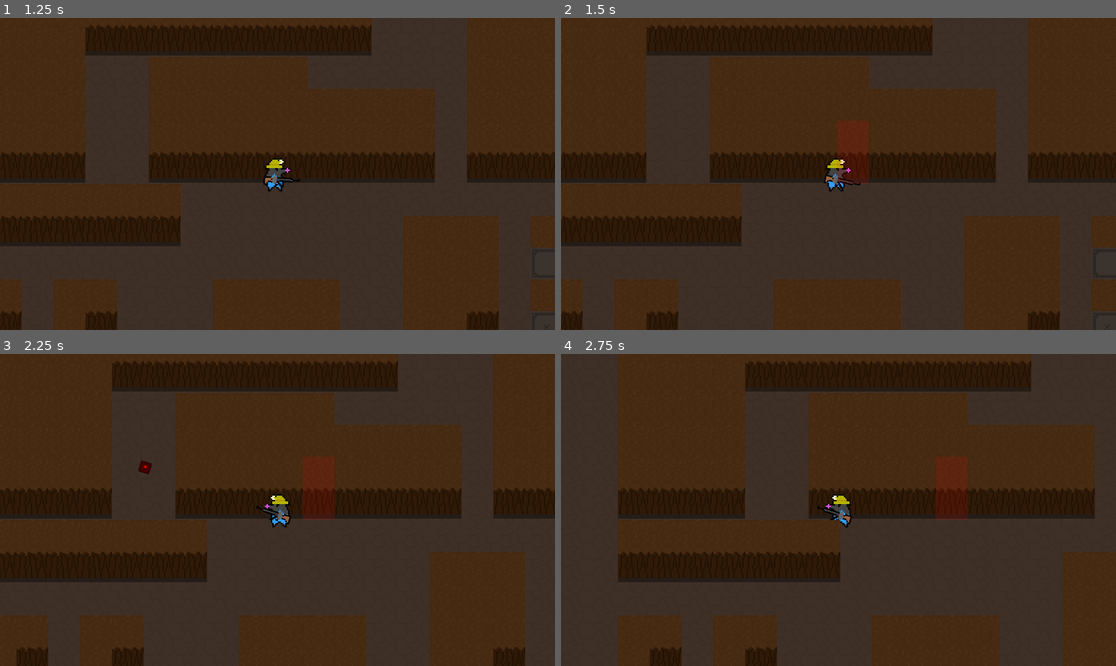
Above: before the commit, frames 1-4 (two rows, left to right).
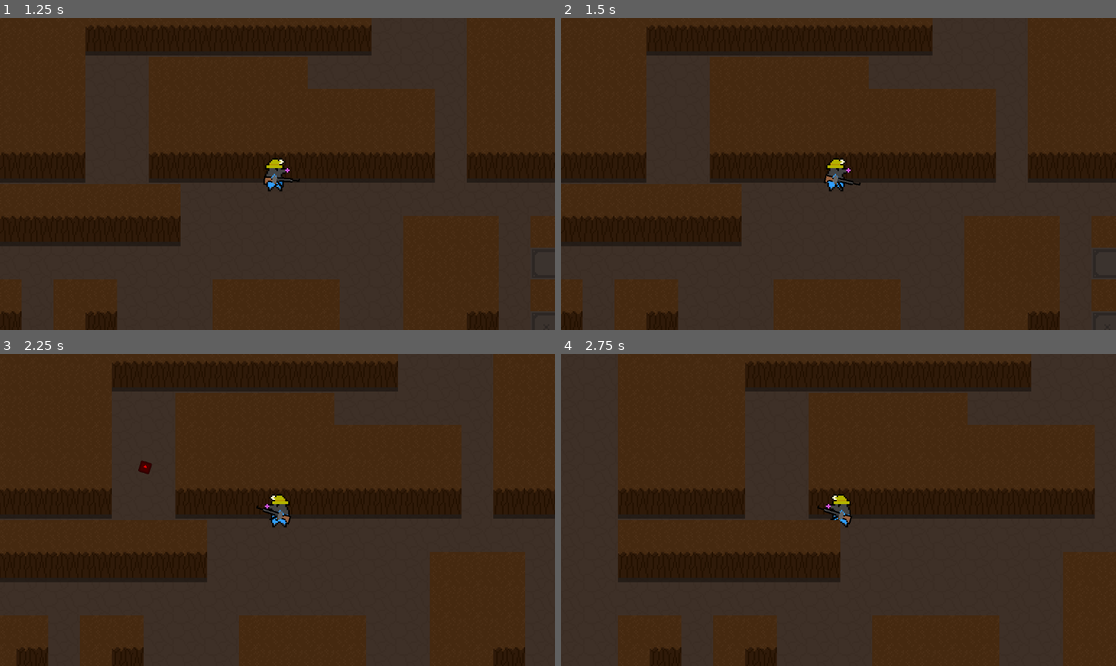
Above: after the commit, the same moments.

Repository: Jakllp/Gerda
Game: Godot game, scene res://resources/levels/level.tscn
Same seed, same stepped clock (60 frames per second), same inputs: the game is played once before the commit and once after it. The engine's default icon, where the game draws it, is replaced by a stand-in: a white triangle on a blue panel in a dark square.
Inputs (mouse positions are in pixels of both pictures, inside the frame that each line leads up to):
- Up to frame 1 (1.25 s): tap Enter at 0.5 s; move the mouse to (277, 180) at 0.52 s; hold W (up) from 0.53 s (still down); click (277, 180) at 0.6 s
- Up to frame 2 (1.5 s): keep holding W (up); move the mouse to (1005, 220) at 1.27 s; right-click (1005, 220) at 1.35 s
- Up to frame 3 (2.25 s): tap Space at 2 s; move the mouse to (111, 463) at 2.02 s; release W (up) at 2.03 s; hold A (left) from 2.03 s (still down); click (111, 463) at 2.1 s
- Up to frame 4 (2.75 s): keep holding A (left)

Frame 1 is identical in both runs. In frame 2, 0.5% of the frame differs, in the area x 49-56%, y 42-54%; in frame 3, 0.5%; in frame 4, 0.5%, in the area x 67-74%, y 42-54%.

Commit message:
Mining detection optimization

Diff:
--- a/resources/components/miningComponent.gd
+++ b/resources/components/miningComponent.gd
@@ -9,23 +9,10 @@
 
 func mine(delta: float, collision: RayCast2D) -> void:
 	if collision.is_colliding() and collision.get_collider() is TileMap:
-		# Get map and point
-		var point := collision.get_collision_point()
-		print("point" + str(point))
+		# Get the cell on the map
+		var cell_rid = collision.get_collider_rid()
 		var map :TileMap = collision.get_collider()
-		var scale := map.scale
-		print("scale: " + str(scale))
-		point /= map.scale
-
-		var normal = collision.get_collision_normal()
-		print("normal: " + str(normal))
-		point -= normal
-		print("point modified: " + str(point))
-
-		# Convert to actual tilemap-point
-		var cell = map.local_to_map(point)
-		print(cell)
-		print("\n")
+		var cell = map.get_coords_for_body_rid(cell_rid)
 
 		#Sometimes this update and the cell breaking don't align properly
 		if(map.get_cell_tile_data(map.get("block_layer"), cell) == null):
--- a/resources/levels/level.tscn
+++ b/resources/levels/level.tscn
@@ -15,7 +15,7 @@
 0:0/0/physics_layer_0/polygon_0/points = PackedVector2Array(-11, 0, 11, 0, 11, 11, -11, 11)
 0:0/0/physics_layer_1/linear_velocity = Vector2(0, 0)
 0:0/0/physics_layer_1/angular_velocity = 0.0
-0:0/0/physics_layer_1/polygon_0/points = PackedVector2Array(11, 16.5, 11, -6, -11, -6, -11, 16.5)
+0:0/0/physics_layer_1/polygon_0/points = PackedVector2Array(11, 16, 11, -6, -11, -6, -11, 16)
 0:0/0/custom_data_0 = 4
 1:0/0 = 0
 1:0/0/physics_layer_0/linear_velocity = Vector2(0, 0)
@@ -23,7 +23,7 @@
 1:0/0/physics_layer_0/polygon_0/points = PackedVector2Array(11, 0, -11, 0, -11, 11, 11, 11)
 1:0/0/physics_layer_1/linear_velocity = Vector2(0, 0)
 1:0/0/physics_layer_1/angular_velocity = 0.0
-1:0/0/physics_layer_1/polygon_0/points = PackedVector2Array(11, 16.5, 11, -6, -11, -6, -11, 16.5)
+1:0/0/physics_layer_1/polygon_0/points = PackedVector2Array(11, 16, 11, -6, -11, -6, -11, 16)
 1:0/0/custom_data_0 = 6
 1:0/0/custom_data_1 = true
 2:0/0 = 0
@@ -78,7 +78,7 @@
 1:1/0/physics_layer_0/polygon_0/points = PackedVector2Array(-11, -11, 11, -11, 11, 0, -11, 0)
 1:1/0/physics_layer_1/linear_velocity = Vector2(0, 0)
 1:1/0/physics_layer_1/angular_velocity = 0.0
-1:1/0/physics_layer_1/polygon_0/points = PackedVector2Array(-11, -11, 11, -11, 11, 7, -11, 7)
+1:1/0/physics_layer_1/polygon_0/points = PackedVector2Array(11, 5, 11, -11, -11, -11, -11, 5)
 1:1/0/custom_data_0 = 6
 1:1/0/custom_data_1 = true
 0:1/0 = 0
@@ -88,7 +88,7 @@
 0:1/0/physics_layer_0/polygon_0/points = PackedVector2Array(-11, -11, 11, -11, 11, 0, -11, 0)
 0:1/0/physics_layer_1/linear_velocity = Vector2(0, 0)
 0:1/0/physics_layer_1/angular_velocity = 0.0
-0:1/0/physics_layer_1/polygon_0/points = PackedVector2Array(-11, -11, 11, -11, 11, 7, -11, 7)
+0:1/0/physics_layer_1/polygon_0/points = PackedVector2Array(11, 5, 11, -11, -11, -11, -11, 5)
 0:1/0/custom_data_0 = 4
 
 [sub_resource type="TileSetAtlasSource" id="TileSetAtlasSource_0ey7l"]
